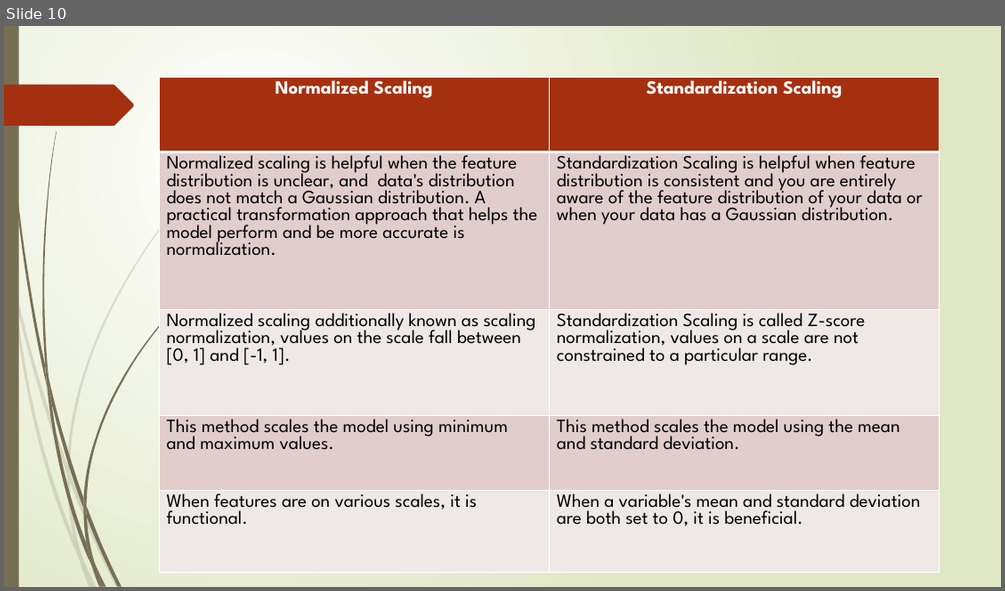
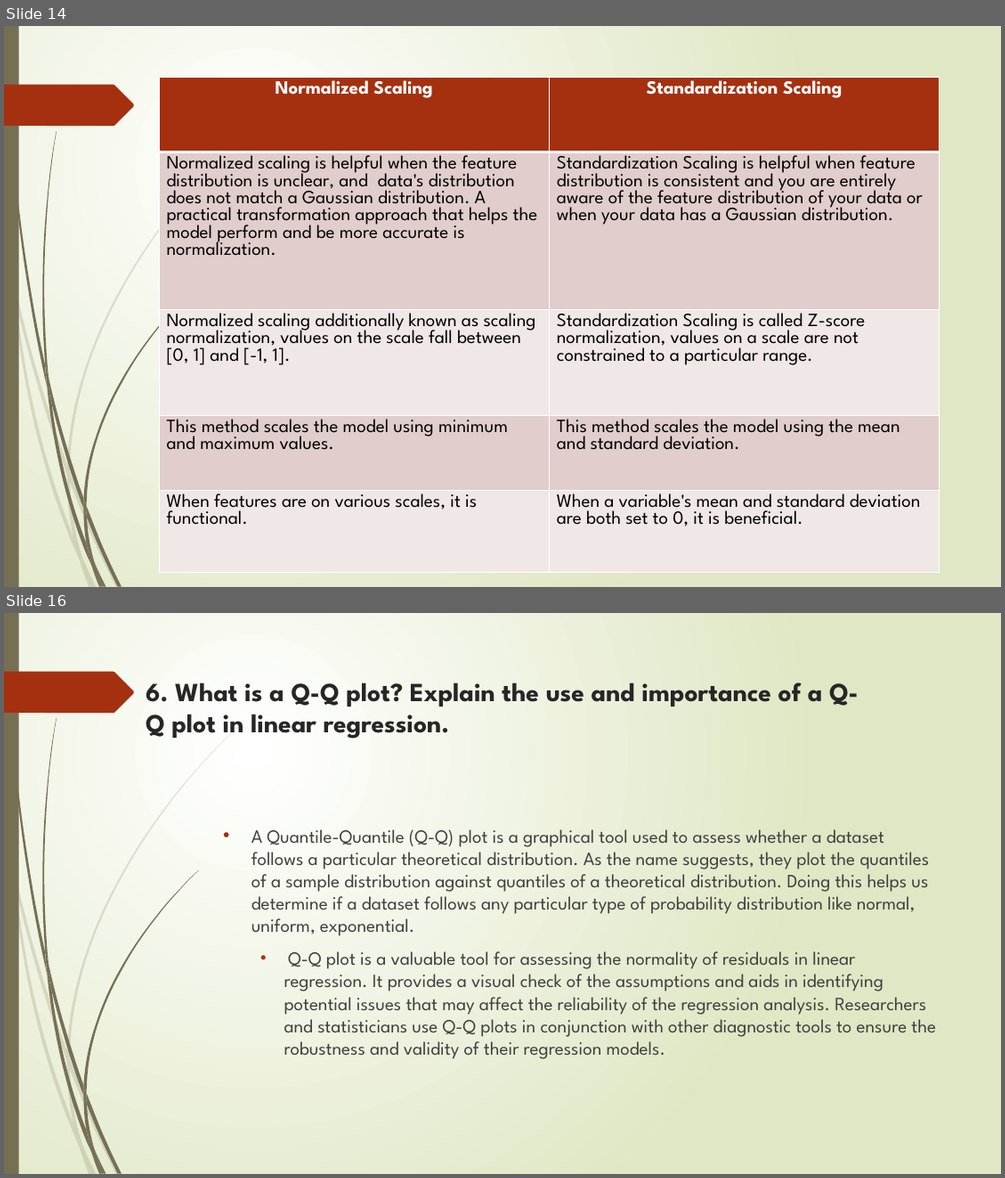
Before and after one commit to mylearning-datta/Linear-Regression, a slide deck: LinearRegression_Assignment/Linear Regression_Subjective Questions.pptx. Shown one above the other, each under a label of ours: slide 10 before the commit, slides 14 and 16 after it; the slides between them are not shown. The pictures are 1005x591 and 1005x1178 pixels, drawn with LibreOffice and Linux fonts; fonts in the diff are those of the drawing. Boxes give left, top, right and bottom in pixels: in the first picture for what was removed or moved away, otherwise in the second. Text is boxed around its words. In the diff, an @@ line names an element or a change of style, - is before the commit and + after.

```diff
--- a/LinearRegression_Assignment/Linear Regression_Subjective Questions.pptx
+++ b/LinearRegression_Assignment/Linear Regression_Subjective Questions.pptx
@@ slide 16 added at box(4, 613, 1001, 1174), background gradient #FFFFFF to #DFE8C4; not listed: 24 template elements that a slide beside it also shows @@
@@ title added at box(146, 682, 858, 738), 25.2 pt, text #262626, bold @@
+6. What is a Q-Q plot? Explain the use and importance of a Q-Q plot in linear regression.
@@ text added at box(251, 829, 936, 1059), 18 pt, text #404040 @@
+• A Quantile-Quantile (Q-Q) plot is a graphical tool used to assess whether a dataset follows a particular theoretical distribution. As the name suggests, they plot the quantiles of a sample distribution against quantiles of a theoretical distribution. Doing this helps us determine if a dataset follows any particular type of probability distribution like normal, uniform, exponential.
+  • Q-Q plot is a valuable tool for assessing the normality of residuals in linear regression. It provides a visual check of the assumptions and aids in identifying potential issues that may affect the reliability of the regression analysis. Researchers and statisticians use Q-Q plots in conjunction with other diagnostic tools to ensure the robustness and validity of their regression models.
@@ what was slide 10 is now slide 14 @@
```
Also in this commit, not shown: 4 slides changed, 4 other slides added.
